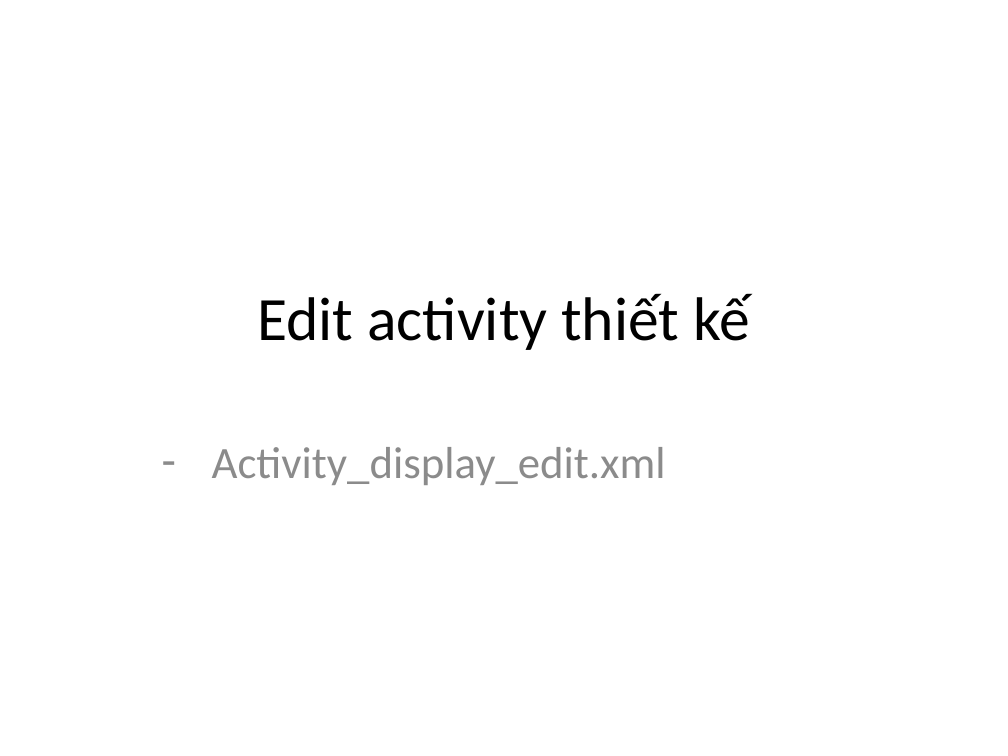
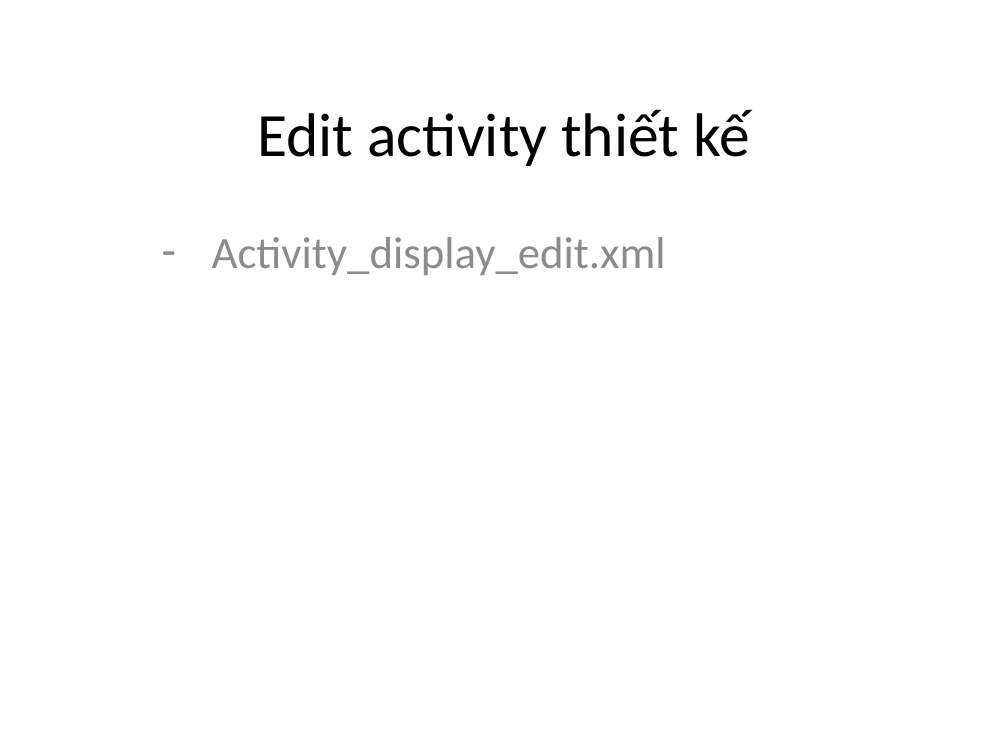
Before and after one commit to phamtuanchip/android, a slide deck: slide 21 of Mon Ky thuat lap trinh.pptx. Drawn at 1008x756 pixels with LibreOffice and Linux fonts; fonts in the diff are those of the drawing. Boxes give left, top, right and bottom in pixels: in the first picture for what was removed or moved away, otherwise in the second. Text is boxed around its words. In the diff, an @@ line names an element or a change of style, - is before the commit and + after.

```diff
--- a/Mon Ky thuat lap trinh.pptx
+++ b/Mon Ky thuat lap trinh.pptx
@@ title "Edit activity thiết kế": place and size @@
-title "Edit activity thiết kế" at <box>257,293,750,350</box>
+title "Edit activity thiết kế" at <box>257,109,750,166</box>
@@ subtitle "Activity_display_edit.xml": place and size @@
-subtitle "Activity_display_edit.xml" at <box>212,447,666,485</box>
+subtitle "Activity_display_edit.xml" at <box>212,237,666,275</box>
```
Also in this commit, not shown: 16 other slides changed, 7 slides added, 10 slides removed, 1 other file.
